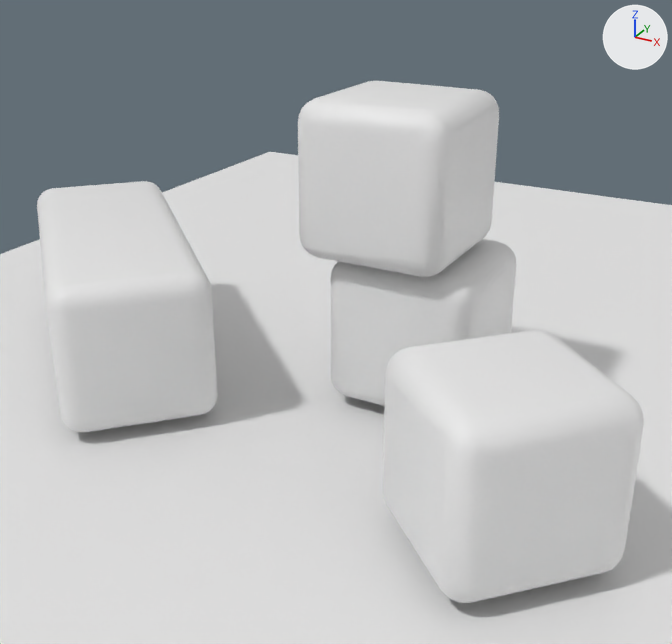
Renders of the glTF model src/assets/scene.glb from each side of a commit.
One viewpoint serves both versions: a camera (50 mm lens) standing at (4.54, -10.71, 6.14) and looking at (-0.45, -1.63, 1.6). Arrows for +X, +Y and +Z are at upper right; the lights stay in place.

The first picture shows 'cube-brick.000', 'cube-brick.001', 'cube-brick.002', 'cube-brick.003', 'floor'.
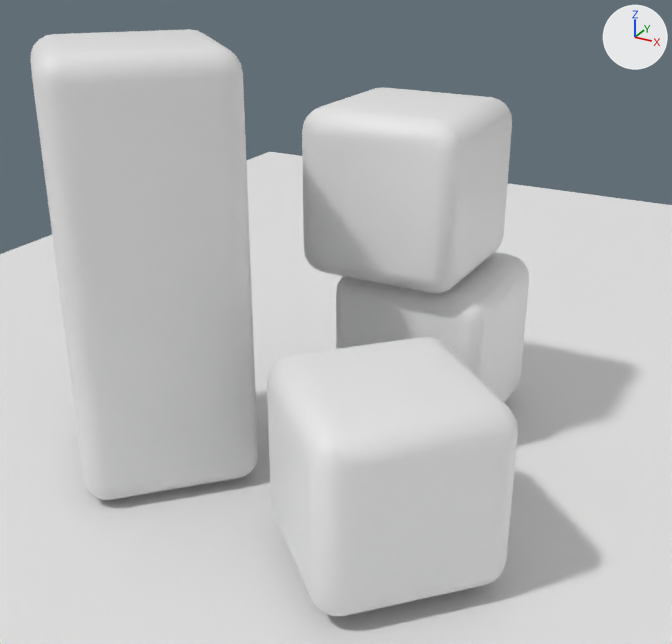
Edits to the bpy script that builds the scene:
```text
Change ob_cube_brick_000:
    ob_cube_brick_000.location: (0.0, 0.0, 1.108) -> (0.315, -0.426, 1.108)
Change ob_cube_brick_001:
    ob_cube_brick_001.location: (-0.302, -0.257, 3.134) -> (0.0123, -0.684, 3.134)
Change ob_cube_brick_002:
    ob_cube_brick_002.location: (2.123, -2.811, 1.096) -> (1.159, -3.551, 1.096)
Change ob_cube_brick_003:
    ob_cube_brick_003.location: (-4.351, -1.137, 1.096) -> (-2.068, -3.054, 2.496)
    ob_cube_brick_003.rotation_euler: (0.0, 0.0, -0.76) -> (0.763, 1.571, 0.0)  # degrees (0, 0, -44) -> degrees (44, 90, 0)
```

Boxes [x1, y1, x2, y2] around the edits, measured in the pictures (672 x 644 px):
'cube-brick.003', moved, turned
    before: [37, 181, 218, 432]
    after: [30, 29, 258, 500]
'cube-brick.002', moved
    before: [383, 330, 644, 603]
    after: [267, 337, 518, 616]
'cube-brick.001', moved
    before: [298, 81, 499, 277]
    after: [302, 87, 512, 293]
'cube-brick.000', moved
    before: [331, 239, 517, 406]
    after: [336, 252, 529, 402]
